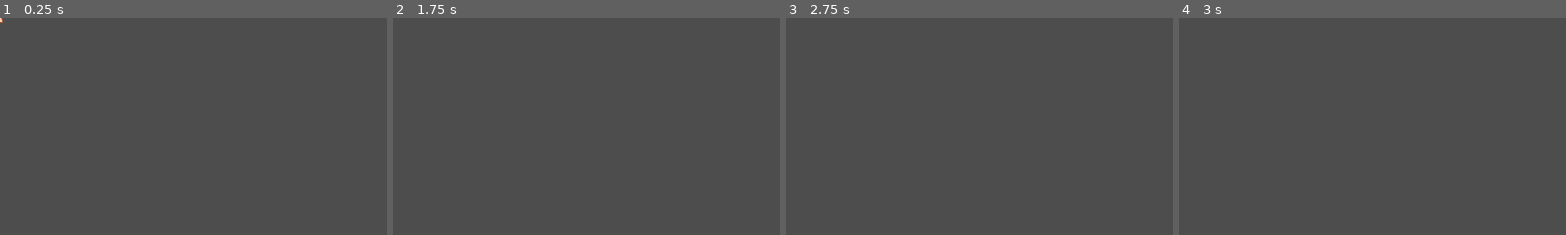
Above: before the commit, frames 1-4 (left to right).
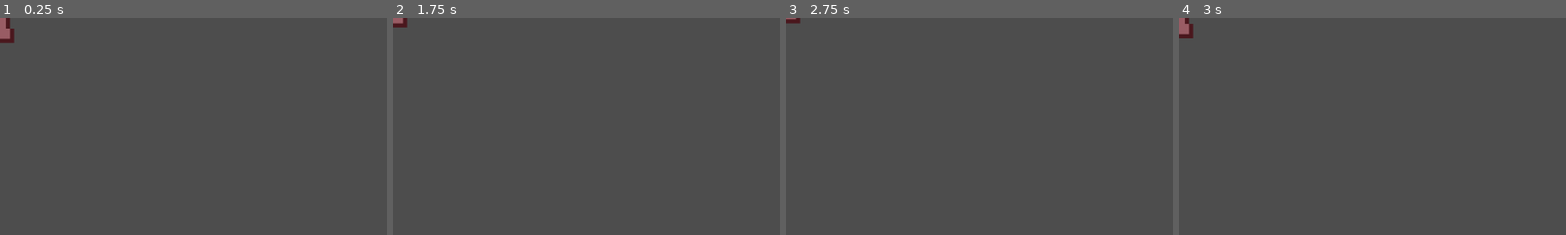
Above: after the commit, the same moments.

Repository: kyubiner/Rusty-Wheel
Game: Godot game, scene res://scene/spike.tscn
Two runs of this game, one before a commit and one after it. Both use one fixed random seed, a clock stepped at 60 frames per second and the inputs below. This scene is started directly instead of the project's main scene.
Inputs (mouse positions are % of the whole screen's width and height, from its top left):
- Up to frame 1 (0.25 s): no input
- Up to frame 2 (1.75 s): tap Enter (ui_accept) at 0.5, 0.77, 1.25, 1.52 s; move the mouse to (72, 45) at 0.52 s; hold D (move_right) 0.53-1.28 s; hold Ctrl 0.53-1.28 s; move the mouse to (30, 55) at 1.27 s; hold A (move_left) from 1.28 s (still down); tap Shift at 1.35 s
- Up to frame 3 (2.75 s): tap Enter (ui_accept) at 2 s; move the mouse to (60, 28) at 2.02 s; release A (move_left) at 2.03 s; hold D (move_right) from 2.03 s (still down); hold Ctrl from 2.03 s (still down)
- Up to frame 4 (3 s): keep holding D (move_right); tap Enter (ui_accept) at 2.75 s; move the mouse to (45, 70) at 2.77 s; release Ctrl at 2.78 s; tap Shift at 2.85 s
The pictures show only the part of the screen within x 0-50%, y 0-50%; the shares and areas given below are measured in that part.

The runs differ from the first frame. In frame 1, 0.4% of the frame differs, in the area x 0-4%, y 0-12%; in frame 2, 0.2%; in frame 3, 0.1%; in frame 4, 0.3%.

Commit message:
update : scale asset

Diff:
--- a/scene/check_point.tscn
+++ b/scene/check_point.tscn
@@ -1,10 +1,11 @@
 [gd_scene format=3 uid="uid://ci8ifrvxby4n7"]
 
 [ext_resource type="Script" uid="uid://dd0xs3vyq32kv" path="res://script/check_point.gd" id="1_14lil"]
-[ext_resource type="Texture2D" uid="uid://bknmxpajaa3ip" path="res://asset/tilemap_rusty_wheel.png" id="2_14lil"]
+[ext_resource type="Texture2D" uid="uid://dajcb3rcp5wxr" path="res://asset/tileset-new.png" id="2_5xqtr"]
+[ext_resource type="Texture2D" uid="uid://b7fgiau13bljk" path="res://asset/checkPoint_off.png" id="2_85o8j"]
 
 [sub_resource type="CircleShape2D" id="CircleShape2D_14lil"]
-radius = 26.476404
+radius = 200.01
 
 [node name="CheckPoint" type="StaticBody2D" unique_id=492146603]
 script = ExtResource("1_14lil")
@@ -17,14 +18,14 @@
 
 [node name="lampu_off" type="Sprite2D" parent="." unique_id=182022283]
 position = Vector2(0, -10)
-texture = ExtResource("2_14lil")
-region_enabled = true
-region_rect = Rect2(136, 205, 18, 19)
+texture = ExtResource("2_85o8j")
+region_rect = Rect2(681, 483, 81, 93)
 
 [node name="lampu_on" type="Sprite2D" parent="." unique_id=255581203]
-position = Vector2(0, -10)
-texture = ExtResource("2_14lil")
+visible = false
+position = Vector2(1.5, -9)
+texture = ExtResource("2_5xqtr")
 region_enabled = true
-region_rect = Rect2(168, 205, 18, 19)
+region_rect = Rect2(681, 483, 81, 93)
 
 [connection signal="body_entered" from="Area2D" to="." method="_on_area_2d_body_entered"]
--- a/scene/main.tscn
+++ b/scene/main.tscn
@@ -5,9 +5,55 @@
 [ext_resource type="PackedScene" uid="uid://bn718di7itlec" path="res://scene/mesin_press.tscn" id="4_brvut"]
 [ext_resource type="PackedScene" uid="uid://ci8ifrvxby4n7" path="res://scene/check_point.tscn" id="5_0ha60"]
 [ext_resource type="Script" uid="uid://dit374k52chne" path="res://script/check_point_manager.gd" id="5_4j5ol"]
+[ext_resource type="Texture2D" uid="uid://dajcb3rcp5wxr" path="res://asset/tileset-new.png" id="6_4j5ol"]
 
 [sub_resource type="RectangleShape2D" id="RectangleShape2D_fyr6n"]
 size = Vector2(1662, 69)
+
+[sub_resource type="TileSetAtlasSource" id="TileSetAtlasSource_p1hux"]
+texture = ExtResource("6_4j5ol")
+texture_region_size = Vector2i(96, 96)
+1:1/0 = 0
+2:2/0 = 0
+3:2/0 = 0
+4:2/0 = 0
+6:2/0 = 0
+7:2/0 = 0
+1:3/0 = 0
+2:3/0 = 0
+6:3/0 = 0
+7:3/0 = 0
+1:4/0 = 0
+3:4/0 = 0
+4:4/0 = 0
+5:4/0 = 0
+6:4/0 = 0
+0:5/0 = 0
+7:5/0 = 0
+1:6/0 = 0
+2:6/0 = 0
+2:6/0/physics_layer_0/polygon_0/points = PackedVector2Array(-48, -48, 48, -48, 48, 48, -48, 48)
+3:6/0 = 0
+4:6/0 = 0
+4:6/0/physics_layer_0/polygon_0/points = PackedVector2Array(-48, -48, 48, -48, 48, 48, -48, 48)
+5:6/0 = 0
+6:6/0 = 0
+6:6/0/physics_layer_0/polygon_0/points = PackedVector2Array(-48, -48, 48, -48, 48, 48, -48, 48)
+7:6/0 = 0
+1:7/0 = 0
+1:7/0/physics_layer_0/polygon_0/points = PackedVector2Array(-48, -48, 48, -48, 48, 48, -48, 48)
+2:7/0 = 0
+2:7/0/physics_layer_0/polygon_0/points = PackedVector2Array(-48, -48, 48, -48, 48, 48, -48, 48)
+3:7/0 = 0
+3:7/0/physics_layer_0/polygon_0/points = PackedVector2Array(-48, -48, 48, -48, 48, 48, -48, 48)
+5:7/0 = 0
+6:7/0 = 0
+7:7/0 = 0
+
+[sub_resource type="TileSet" id="TileSet_of57s"]
+tile_size = Vector2i(96, 96)
+physics_layer_0/collision_layer = 1
+sources/0 = SubResource("TileSetAtlasSource_p1hux")
 
 [node name="Main" type="Node2D" unique_id=1337815842]
 
@@ -35,3 +81,6 @@
 
 [node name="CheckPoint" type="Node" parent="SaveManager" unique_id=1155254941]
 script = ExtResource("5_4j5ol")
+
+[node name="TileMapLayer" type="TileMapLayer" parent="." unique_id=2043567594]
+tile_set = SubResource("TileSet_of57s")
--- a/scene/spike.tscn
+++ b/scene/spike.tscn
@@ -1,13 +1,13 @@
 [gd_scene format=3 uid="uid://db7jgxbsw5qx8"]
 
 [ext_resource type="Script" uid="uid://0gnf8chc3xr1" path="res://script/spike.gd" id="1_vi0yg"]
-[ext_resource type="Texture2D" uid="uid://bknmxpajaa3ip" path="res://asset/tilemap_rusty_wheel.png" id="2_vi0yg"]
+[ext_resource type="Texture2D" uid="uid://dajcb3rcp5wxr" path="res://asset/tileset-new.png" id="2_vi0yg"]
 
 [sub_resource type="RectangleShape2D" id="RectangleShape2D_xanym"]
-size = Vector2(8, 17)
+size = Vector2(42, 76)
 
 [sub_resource type="RectangleShape2D" id="RectangleShape2D_vi0yg"]
-size = Vector2(5, 12)
+size = Vector2(42, 76)
 
 [node name="Spike" type="Area2D" unique_id=1516459586]
 script = ExtResource("1_vi0yg")
@@ -15,16 +15,14 @@
 [node name="Sprite2D" type="Sprite2D" parent="." unique_id=65543680]
 texture = ExtResource("2_vi0yg")
 region_enabled = true
-region_rect = Rect2(108.17988, 143.45981, 8.583534, 16.797882)
+region_rect = Rect2(24, 501, 42, 75)
 
 [node name="CollisionShape2D" type="CollisionShape2D" parent="." unique_id=178141927]
-position = Vector2(0, -0.5)
 shape = SubResource("RectangleShape2D_xanym")
 
 [node name="Area2D" type="Area2D" parent="." unique_id=313760690]
 
 [node name="CollisionShape2D" type="CollisionShape2D" parent="Area2D" unique_id=212799337]
-position = Vector2(0, -3)
 shape = SubResource("RectangleShape2D_vi0yg")
 
 [connection signal="body_entered" from="Area2D" to="." method="_on_area_2d_body_entered"]
Binary file added: asset/checkPoint_off.png
Not shown, added: asset/checkPoint_off.png.import
